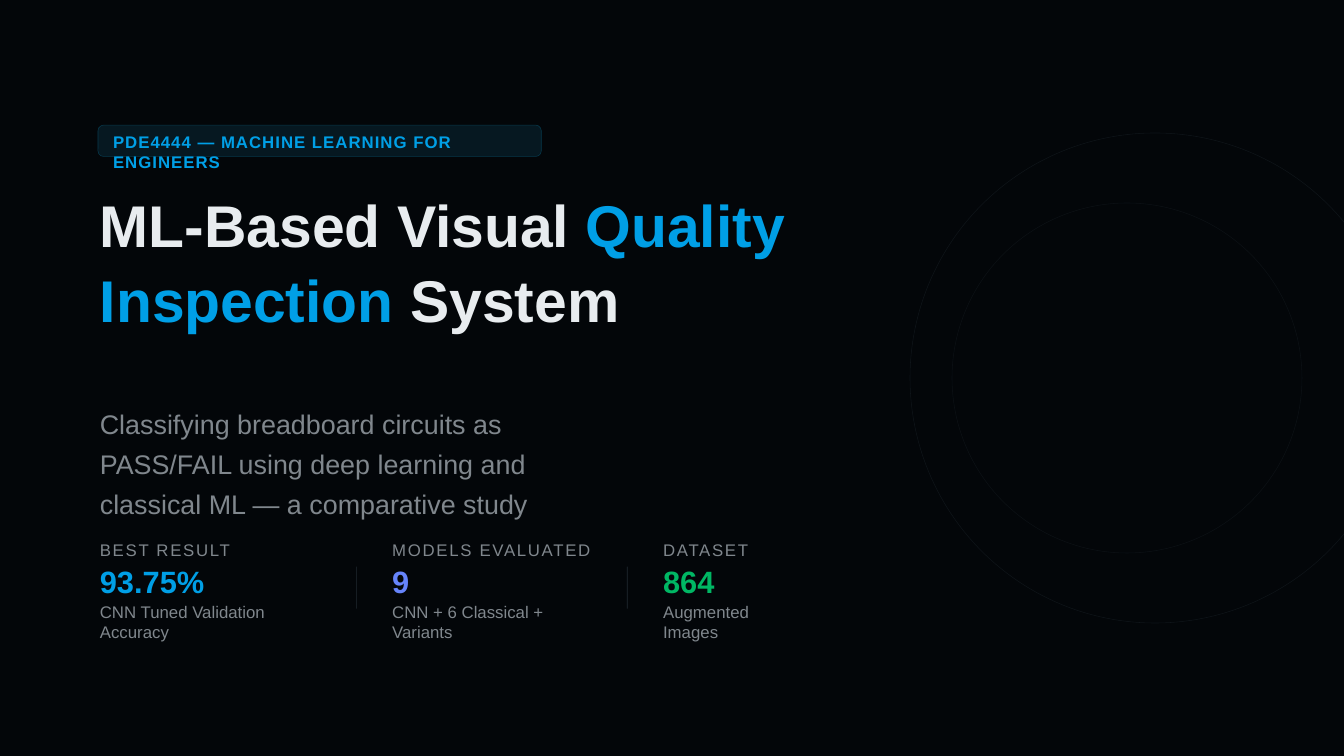
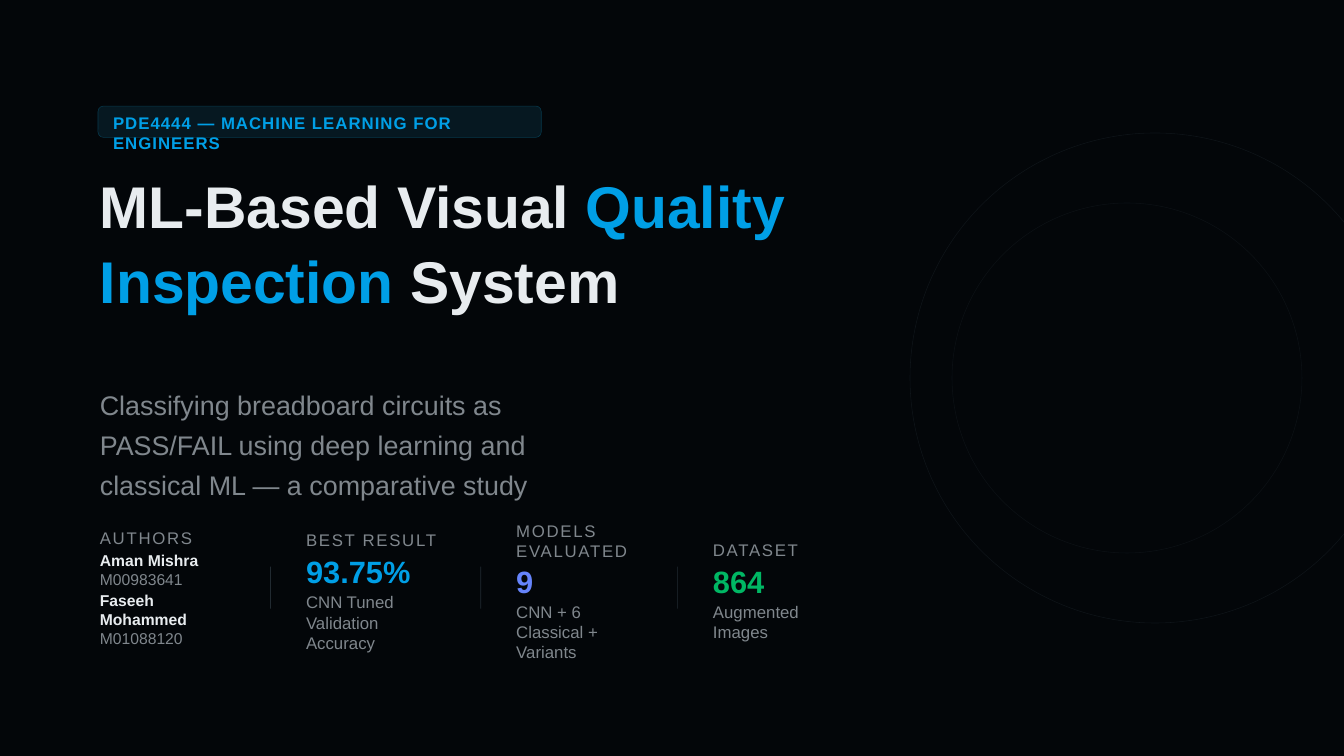
Before and after one commit to MrRox1337/breadboard-analyzer, a slide deck: slide 1 of PDE4444_Technical_Presentation.pptx. Drawn at 1344x756 pixels with LibreOffice and Linux fonts; fonts in the diff are those of the drawing. Boxes give left, top, right and bottom in pixels: in the first picture for what was removed or moved away, otherwise in the second. Text is boxed around its words. In the diff, an @@ line names an element or a change of style, - is before the commit and + after.

Commit message:
Updated Technical Presentation pdf and pptx
- Final touches

```diff
--- a/PDE4444_Technical_Presentation.pptx
+++ b/PDE4444_Technical_Presentation.pptx
@@ 3 texts, 1 rounded rectangle: place and size @@
-3 texts, 1 rounded rectangle at [98,125,785,519]
+3 texts, 1 rounded rectangle at [98,106,785,500]
@@ text added at [98,526,242,548], 18 pt, text #80878D @@
+AUTHORS
@@ text "BEST RESULT" rewrapped from [98,538,329,560] to [304,528,453,550] @@
@@ text "MODELS EVALUATED" rewrapped from [390,538,599,560] to [514,518,648,559] @@
@@ text "DATASET" rewrapped from [661,538,804,560] to [711,538,804,560] @@
@@ text added at [100,554,199,585], 16.8 pt, text #E8ECEF, bold @@
+Aman Mishra M00983641
@@ rectangle: place and size @@
-rectangle at [356,566,357,608]
+rectangle at [270,566,271,608]
@@ text "93.75%": place and size @@
-text "93.75%" at [100,571,204,594]
+text "93.75%" at [306,561,410,584]
@@ rectangle: place and size @@
-rectangle at [627,566,628,608]
+rectangle at [480,566,481,608]
@@ text "9": place and size @@
-text "9" at [392,571,409,594]
+text "9" at [516,571,533,594]
@@ rectangle added at [677,566,678,608], fill #212A31 @@
@@ text "864": place and size @@
-text "864" at [663,571,714,594]
+text "864" at [713,571,764,594]
@@ text added at [100,594,187,644], 16.8 pt, text #E8ECEF, bold @@
+Faseeh Mohammed M01088120
@@ text "CNN Tuned Validation Accuracy" rewrapped from [100,606,264,642] to [306,596,394,653] @@
@@ text "CNN + 6 Classical + ..." rewrapped from [392,606,529,638] to [516,606,583,658] @@
@@ text "Augmented Images": place and size @@
-text "Augmented Images" at [663,606,749,642]
+text "Augmented Images" at [713,606,799,642]
```
Also in this commit, not shown: 1 other file.
